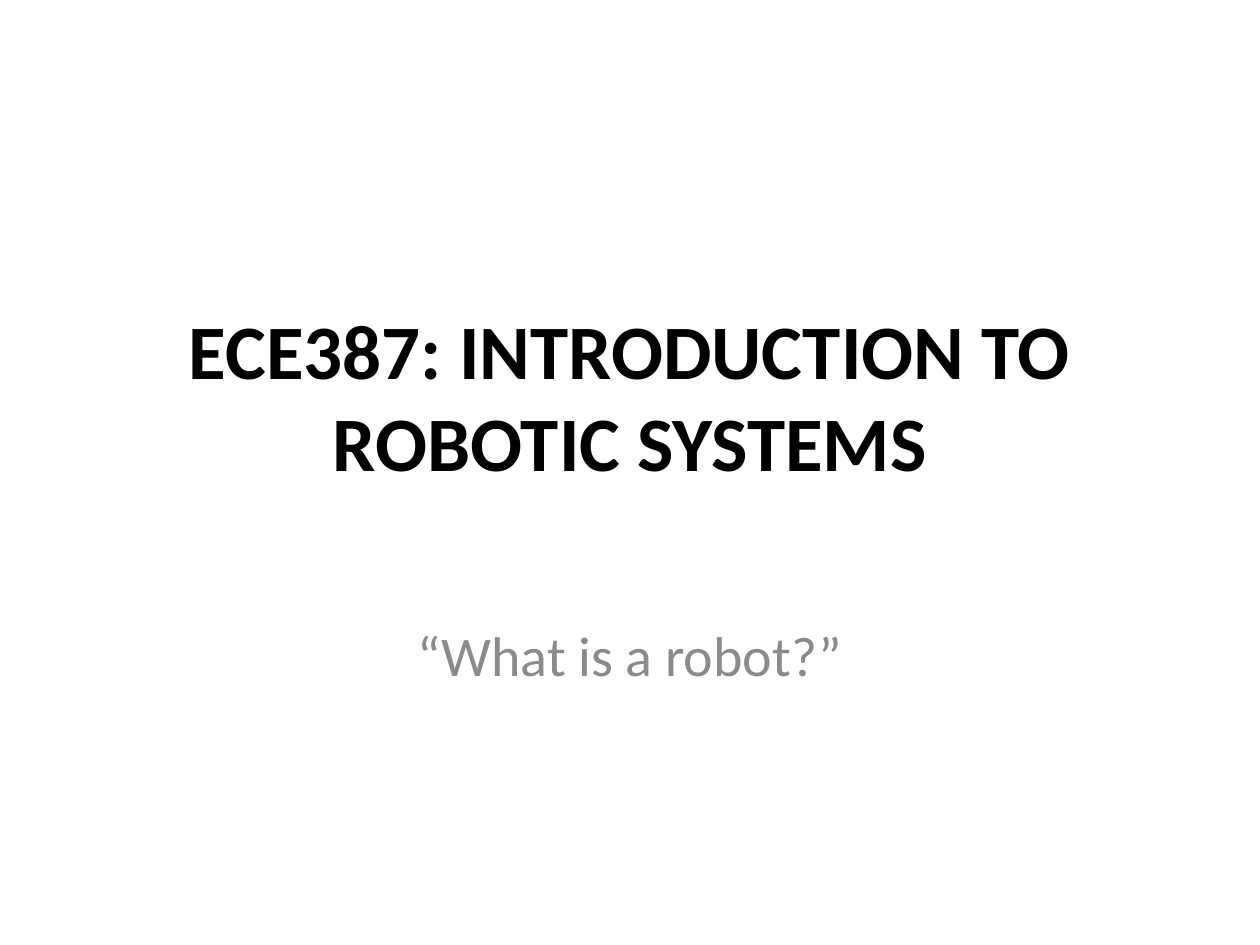
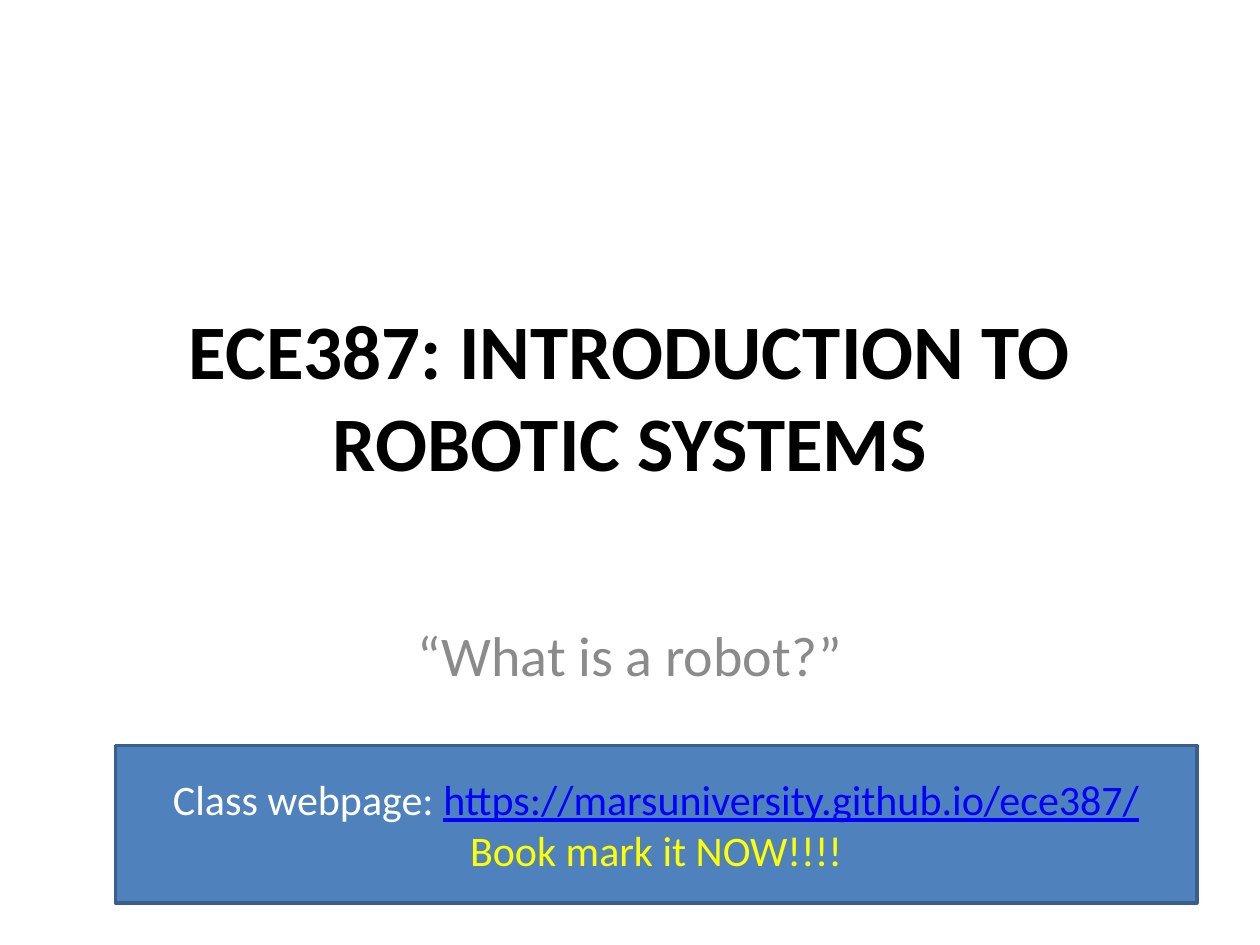
Before and after one commit to MarsUniversity/ece387-robotics, a slide deck: slide 1 of website/block_1_basics/lsn1/lsn1.pptx. Drawn at 1260x945 pixels with LibreOffice and Linux fonts; fonts in the diff are those of the drawing. Boxes give left, top, right and bottom in pixels: in the first picture for what was removed or moved away, otherwise in the second. Text is boxed around its words. In the diff, an @@ line names an element or a change of style, - is before the commit and + after.

```diff
--- a/website/block_1_basics/lsn1/lsn1.pptx
+++ b/website/block_1_basics/lsn1/lsn1.pptx
@@ rectangle added at bbox=[116, 746, 1197, 903], fill #4F81BD, outline #3A5F8C 2 pt, 24 pt, text #0000FF, underline @@
+Class webpage: https://marsuniversity.github.io/ece387/
+Book mark it NOW!!!!
```
Also in this commit, not shown: 2 other slides changed, 1 slide added, 21 other files.
